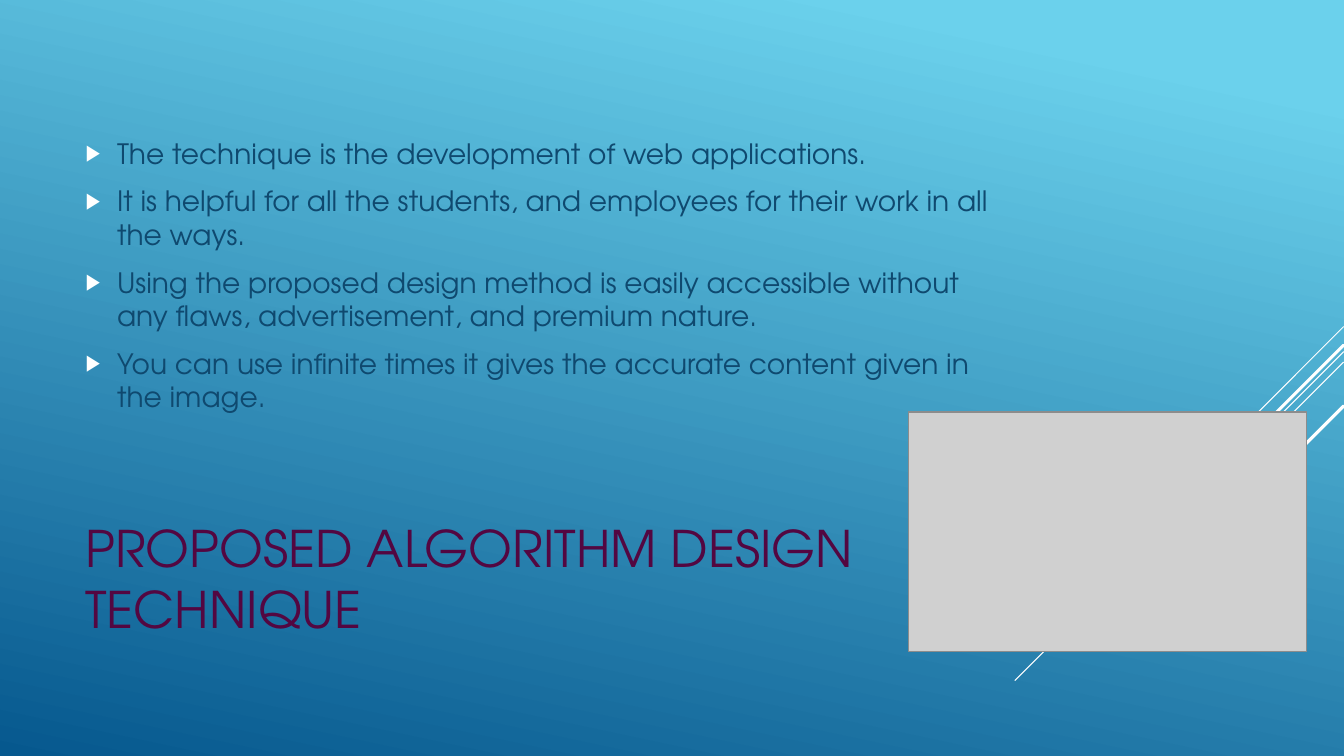
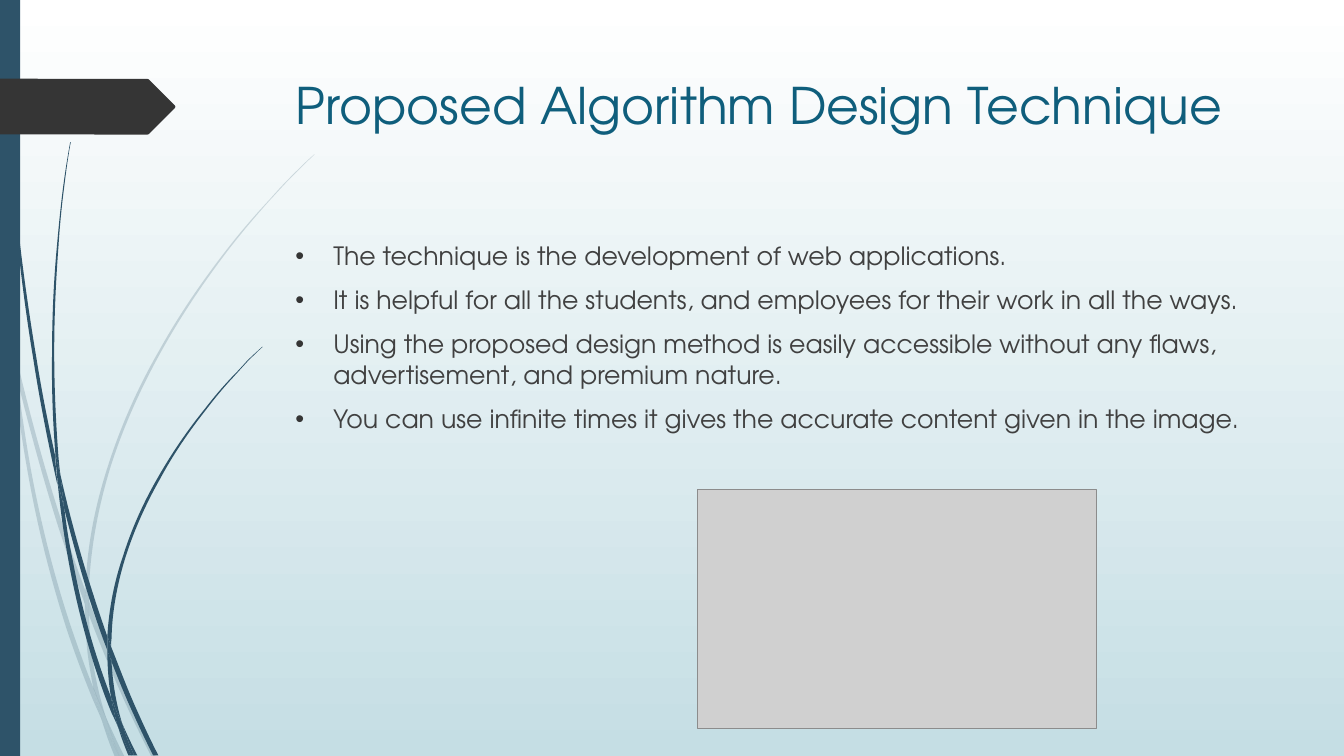
Before and after one commit to CHIHNITA-REDDY-B/SE-project, a slide deck: slide 5 of SE_ project.pptx. Drawn at 1344x756 pixels with LibreOffice and Linux fonts; fonts in the diff are those of the drawing; grey boxes stand for pictures. Boxes give left, top, right and bottom in pixels: in the first picture for what was removed or moved away, otherwise in the second. Text is boxed around its words. In the diff, an @@ line names an element or a change of style, - is before the commit and + after.

Commit message:
SE Project
Image To Text Convertor

```diff
--- a/SE_ project.pptx
+++ b/SE_ project.pptx
@@ background gradient #6ED2EB to #06588E to gradient #FFFFFF to #C5DEE5 @@
@@ rectangle added at [0,0,20,756], fill #2E5369 @@
@@ freeform shape added at [0,79,175,134], fill #353535 @@
@@ title "Proposed Algorithm Design Technique" at [296,86,1222,135]: vertical alignment middle to top @@
@@ title at [296,86,1222,135]: text changed; text colour #520741 to #0F5E7C @@
-PROPOSED ALGORITHM DESIGN TECHNIQUE
+Proposed Algorithm Design Technique
@@ text "The technique is the development ...": place and size @@
-text "The technique is the development ..." at [117,143,987,413]
+text "The technique is the development ..." at [333,246,1239,434]
@@ text "The technique is the development ..." at [333,246,1239,434]: size 20 to 18 pt, text colour #0F496F to #404040; bullet ▶ to •; bullet colour #FFFFFF to #353535; vertical alignment middle to top @@
@@ group removed at [1015,327,1344,681]: 5 lines @@
@@ picture: place and size @@
-picture at [908,412,1308,651]
+picture at [698,489,1097,728]
@@ group added at [0,154,315,756]: 10 freeform shapes @@
@@ group added at [3,0,262,756]: 12 freeform shapes @@
```
Also in this commit, not shown: 13 other slides changed, 5 slides added.
